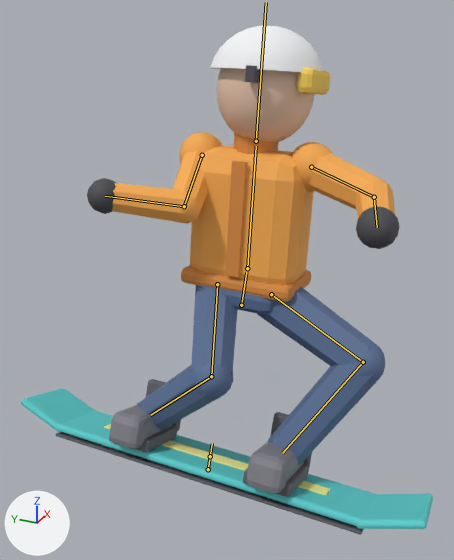
The glTF model Data/SampleProjects/Snowline/Sources/RiderModel.glb, before and after one commit.
One viewpoint serves both versions: a 50 mm camera at (-1.652, -0.821, 1.618) aimed at (0.217, 0.021, 0.683). The lights are fixed; the arrows at lower left show +X, +Y and +Z. The first picture is the older version. Both versions are drawn at frame 13 of the action 'CarveHeel'; the numbers are the values there. The bones that change, and the others that lie on the model, are drawn over the model as lines.

The first picture shows 'RiderModel'.
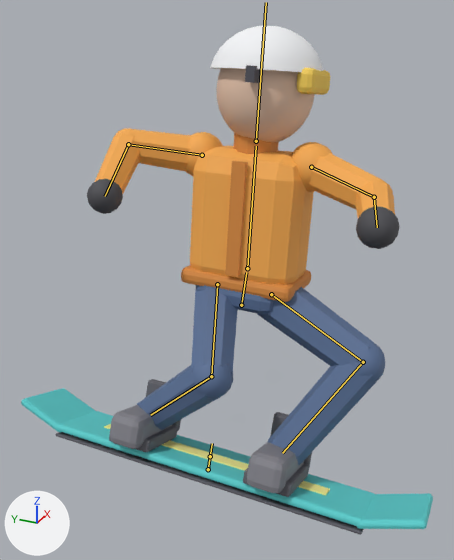
The change, as JSON lines over the scene's bpy script:
```json
{"block": "bone_upperarm_r", "where": "bone_upperarm_r = bpy.data.objects['RiderRig'].pose.bones['upperarm_R']  # child of 'spine'"}
{"op": "set", "path": "bone_upperarm_r.rotation_quaternion", "old": "(-0.538, 0.685, -0.479, -0.112)", "new": "(0.774, 0.498, -0.23, 0.316)", "note": "degrees (-122, 42, -46) -> degrees (58, -42, 21)"}
```

Location of each change, [x1, y1, x2, y2] in pixels of the pictures (454 x 560 px):
```json
{"object": "RiderModel", "change": "posed", "before": [21, 26, 433, 535], "after": [21, 26, 433, 535]}
{"bone": "upperarm_R", "before": "(202, 155) to (184, 206)", "after": "(202, 155) to (128, 144)"}
```
